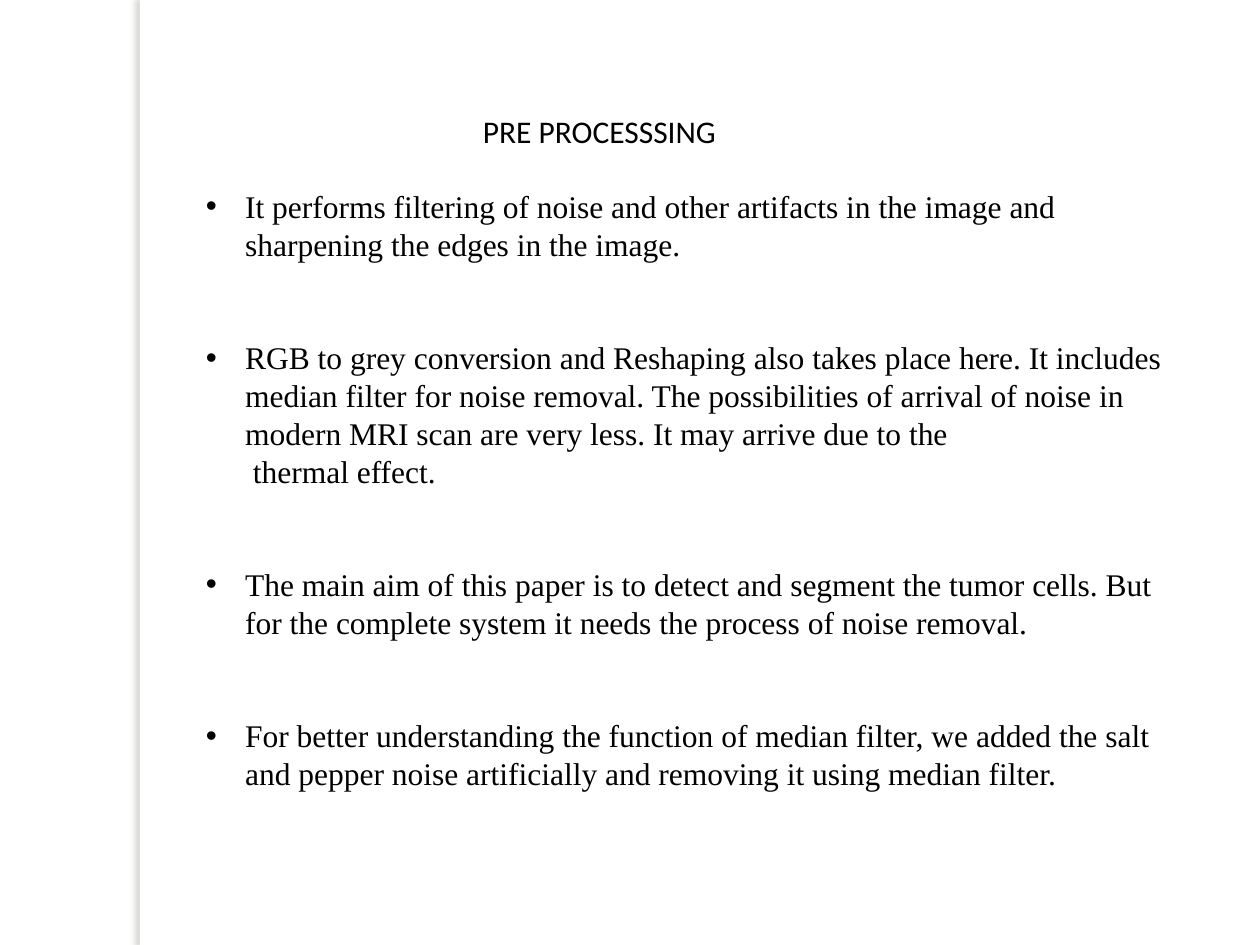
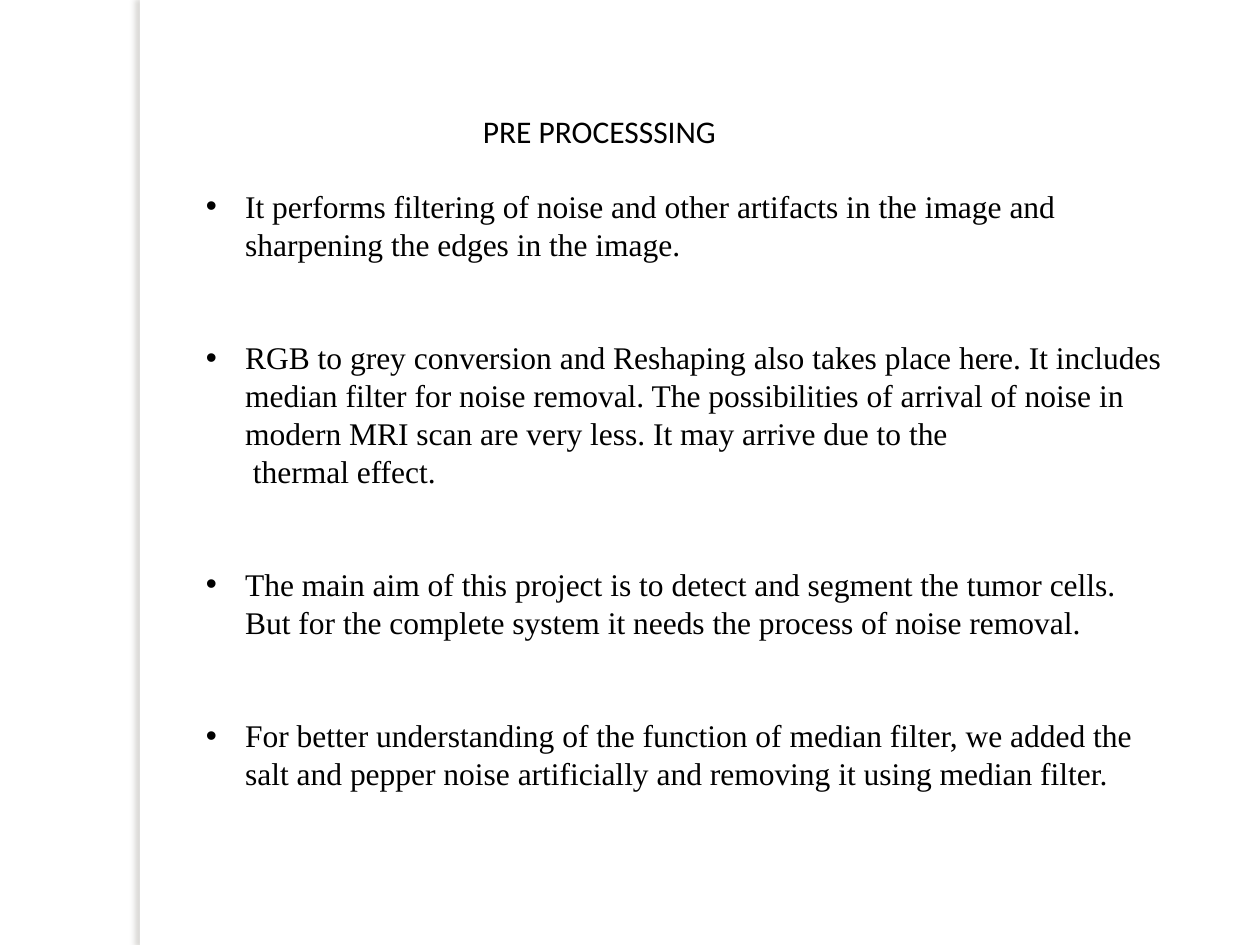
Before and after one commit to Deepak1194/Brain-tumor-Segmentation, a slide deck: slide 6 of brain tumor.pptx. Drawn at 1260x945 pixels with LibreOffice and Linux fonts; fonts in the diff are those of the drawing; background and template pictures are left out. Boxes give left, top, right and bottom in pixels: in the first picture for what was removed or moved away, otherwise in the second. Text is boxed around its words. In the diff, an @@ line names an element or a change of style, - is before the commit and + after.

Commit message:
Brain tumor segmentation using k means algorithm

```diff
--- a/brain tumor.pptx
+++ b/brain tumor.pptx
@@ text at (245,574,1131,792): text changed @@
-• The main aim of this paper is to detect and segment the tumor cells. But for the complete system it needs the process of noise removal.
-• For better understanding the function of median filter, we added the salt and pepper noise artificially and removing it using median filter.
+• The main aim of this project is to detect and segment the tumor cells. But for the complete system it needs the process of noise removal.
+• For better understanding of the function of median filter, we added the salt and pepper noise artificially and removing it using median filter.
```
Also in this commit, not shown: 1 other slide changed.
